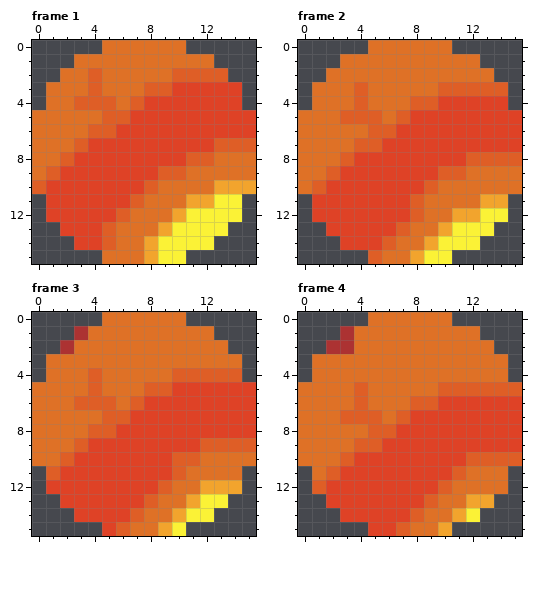
Pixel-art file, stored at ase/magma_huge.ase. The picture above is the old version.
16x16 pixels, 36 frames. Shown: frame 1, frame 2, frame 3, frame 4. The commit also changed other frames, which this record leaves out.
New version:
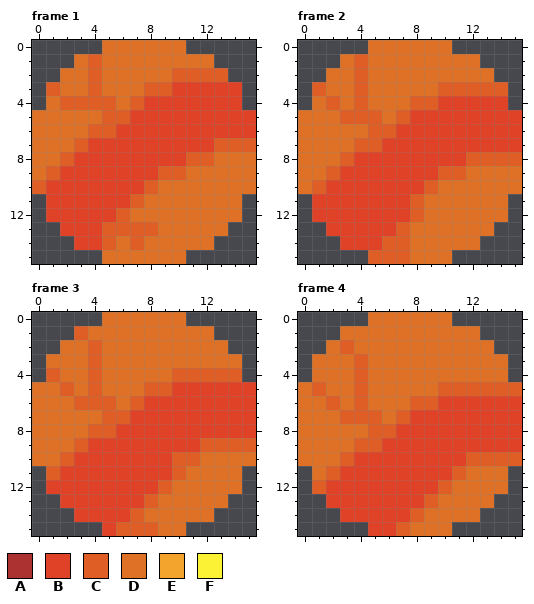
Palette (. is transparent): A #ac3232  B #df4226  C #df5e26  D #df7126  E #f2a42d  F #fbf236
Diff:
{"where": "frame 1"}
{"frame":1,"y":1,"x":4,"old":"D","new":"C"}
{"frame":1,"y":3,"x":1,"old":"D","new":"C"}
{"frame":1,"y":4,"x":2,"old":"D","new":"C"}
{"frame":1,"y":10,"x":13,"old":"EEE","new":"DDD"}
{"frame":1,"y":11,"x":11,"old":"EEFF","new":"DDDD"}
{"frame":1,"y":12,"x":10,"old":"EFFFF","new":"DDDDD"}
{"frame":1,"y":13,"x":6,"old":"DDDEFFFF","new":"CCCDDDDD"}
{"frame":1,"y":14,"x":7,"old":"DEFFFF","new":"CDDDDD"}
{"frame":1,"y":15,"x":8,"old":"EFF","new":"DDD"}
{"where": "frame 2"}
{"frame":2,"y":1,"x":4,"old":"D","new":"C"}
{"frame":2,"y":2,"x":4,"old":"D","new":"C"}
{"frame":2,"y":3,"x":1,"old":"D","new":"C"}
{"frame":2,"y":4,"x":2,"old":"D","new":"C"}
{"frame":2,"y":11,"x":13,"old":"EE","new":"DD"}
{"frame":2,"y":12,"x":11,"old":"EEFF","new":"DDDD"}
{"frame":2,"y":13,"x":10,"old":"EFFF","new":"DDDD"}
{"frame":2,"y":14,"x":7,"old":"D","new":"C"}
{"frame":2,"y":14,"x":9,"old":"EFFF","new":"DDDD"}
{"frame":2,"y":15,"x":6,"old":"DDEFF","new":"CCDDD"}
{"where": "frame 3"}
{"frame":3,"y":1,"x":3,"old":"A","new":"C"}
{"frame":3,"y":2,"x":2,"old":"A","new":"D"}
{"frame":3,"y":2,"x":4,"old":"D","new":"C"}
{"frame":3,"y":3,"x":4,"old":"D","new":"C"}
{"frame":3,"y":4,"x":1,"old":"D","new":"C"}
{"frame":3,"y":5,"x":2,"old":"D","new":"C"}
{"frame":3,"y":12,"x":12,"old":"EEE","new":"DDD"}
{"frame":3,"y":13,"x":11,"old":"EFF","new":"DDD"}
{"frame":3,"y":14,"x":10,"old":"EFF","new":"DDD"}
{"frame":3,"y":15,"x":7,"old":"DDEF","new":"CCDD"}
{"where": "frame 4"}
{"frame":4,"y":1,"x":3,"old":"A","new":"D"}
{"frame":4,"y":2,"x":2,"old":"AA","new":"DC"}
{"frame":4,"y":3,"x":4,"old":"D","new":"C"}
{"frame":4,"y":4,"x":4,"old":"D","new":"C"}
{"frame":4,"y":5,"x":1,"old":"D","new":"C"}
{"frame":4,"y":6,"x":2,"old":"D","new":"C"}
{"frame":4,"y":13,"x":12,"old":"EE","new":"DD"}
{"frame":4,"y":14,"x":11,"old":"EF","new":"DD"}
{"frame":4,"y":15,"x":10,"old":"E","new":"D"}
{"label":"changed","picture_box":[46,54,102,110]}
{"label":"changed","picture_box":[116,180,256,264]}
{"label":"changed","picture_box":[312,54,368,110]}
{"label":"changed","picture_box":[382,194,508,264]}
{"label":"changed","picture_box":[46,326,102,396]}
{"label":"changed","picture_box":[130,480,242,536]}
{"label":"changed","picture_box":[312,326,368,410]}
{"label":"changed","picture_box":[438,494,494,536]}
